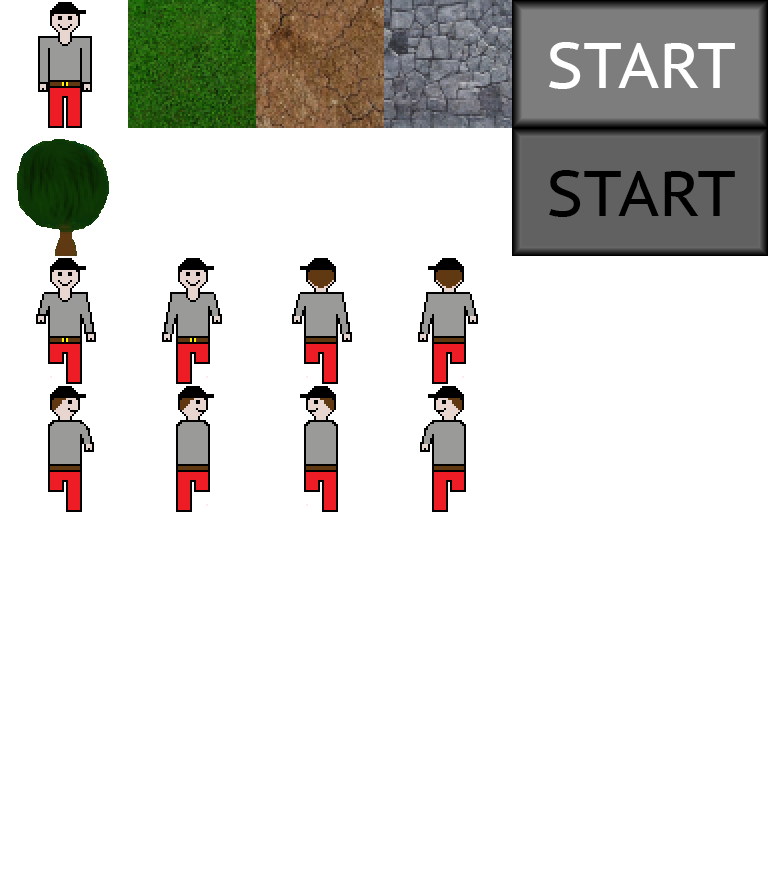
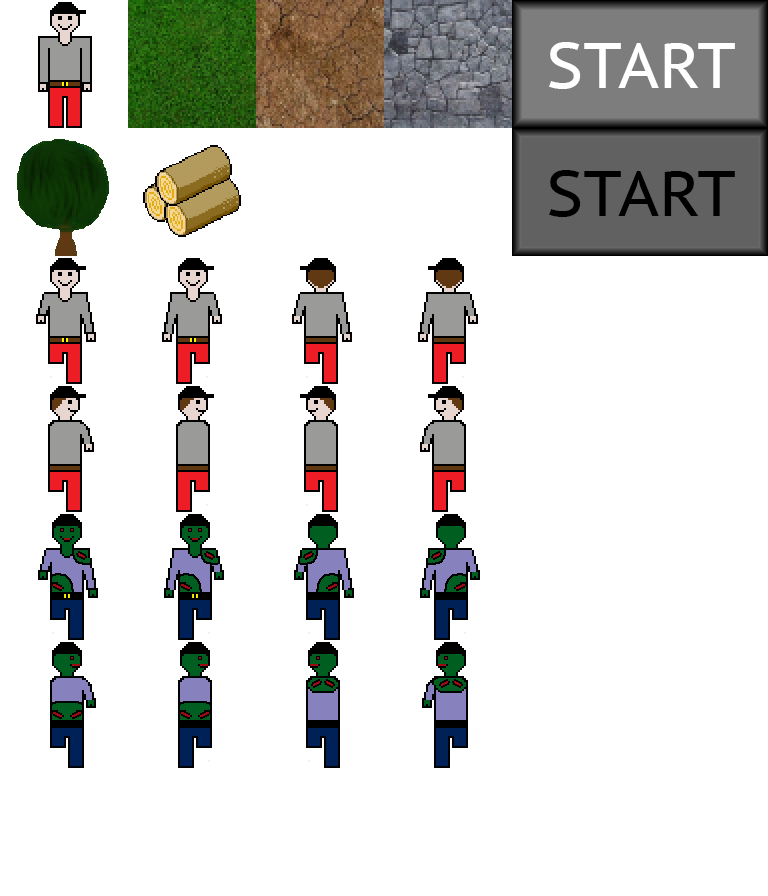
The second 768px x 896px image is a revision of the first. Changes to its layers:
added layer "Wood" in group "Tiles" over [143, 145, 241, 237]
added group "Zombie" with 9 layers above "Player" over [38, 514, 480, 768]
added layer "Zombie down 1" in group "Zombie" over [38, 514, 98, 640]
added layer "Zombie down 2" in group "Zombie" over [164, 514, 224, 640]
added layer "Zombie up 1" in group "Zombie" over [294, 514, 354, 640]
added layer "Zombie up 2" in group "Zombie" over [420, 514, 480, 640]
added layer "Zombie right 1" in group "Zombie" over [50, 642, 96, 768]
added layer "Zombie right 2" in group "Zombie" over [178, 642, 212, 768]
added layer "Zombie left 1" in group "Zombie" over [306, 642, 340, 768]
added layer "Layer 1 copy" in group "Zombie" over [429, 678, 466, 693]
added layer "Zombie left 2" in group "Zombie" over [422, 642, 468, 768]
